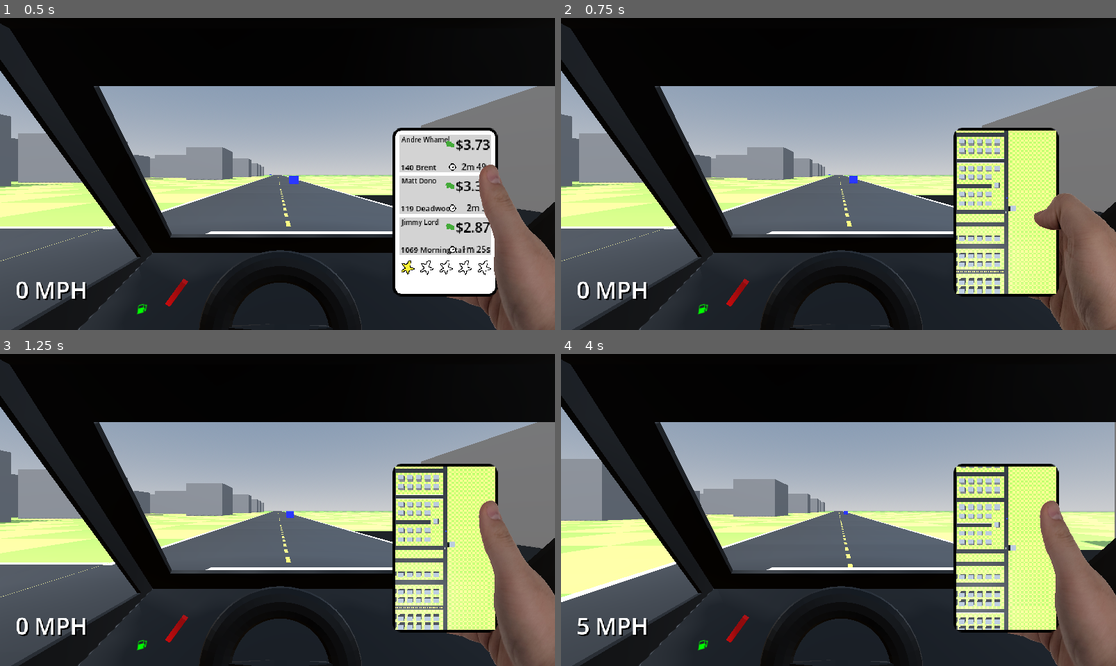
Above: before the commit, frames 1-4 (two rows, left to right).
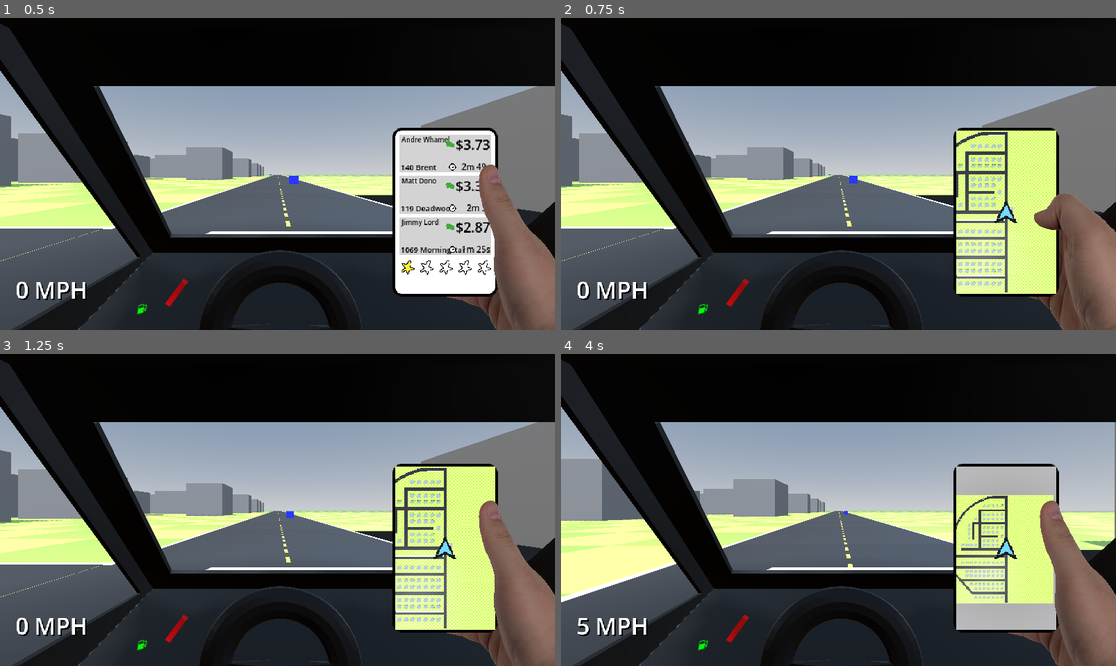
Above: after the commit, the same moments.

Repository: AndrewHamel111/SISGameJam2026
Game: Godot game, scene res://scenes/world.tscn
Two runs of this game, one before a commit and one after it. Both use one fixed random seed, a clock stepped at 60 frames per second and the inputs below.
Inputs:
- Up to frame 1 (0.5 s): no input
- Up to frame 2 (0.75 s): hold L (phone_right) from 0.53 s (still down); tap U (phone_confirm) at 0.6 s
- Up to frame 3 (1.25 s): keep holding L (phone_right)
- Up to frame 4 (4 s): tap Enter at 1.25 s; release L (phone_right) at 1.28 s; hold Space (brake) 1.28-2.03 s; tap P (camera_toggle) at 1.35, 3.6 s; tap U (phone_confirm) at 1.55, 2, 2.1, 2.75, 2.85, 3.8 s; hold L (phone_right) 2.03-2.78 s; hold W (accelerate) 2.78-3.53 s; hold J (phone_left) from 3.53 s (still down)

Frame 1 is identical in both runs. In frame 2, 5.7% of the frame differs, in the area x 71-90%, y 36-89%; in frame 3, 5.6%; in frame 4, 6.9%.

Commit message:
Minimap improvement
Added missing order fail sound
Updated minimap to use billboards for player and destination
minimap can toggle zoom by tapping the screen

Diff:
--- a/entities/house/house.tscn
+++ b/entities/house/house.tscn
@@ -2,6 +2,7 @@
 
 [ext_resource type="Script" uid="uid://b2ed4566acado" path="res://entities/house/house.gd" id="1_lxo5e"]
 [ext_resource type="Material" uid="uid://utrwrlx3w6dq" path="res://resources/materials/zone_material.tres" id="2_fts8e"]
+[ext_resource type="Texture2D" uid="uid://yjyh3oidclbk" path="res://resources/png/destination_icon.png" id="3_edf2c"]
 
 [sub_resource type="StandardMaterial3D" id="StandardMaterial3D_x8wvn"]
 transparency = 1
@@ -24,6 +25,12 @@
 top_radius = 1.75
 bottom_radius = 1.75
 height = 100.0
+
+[sub_resource type="StandardMaterial3D" id="StandardMaterial3D_fts8e"]
+albedo_color = Color(0, 0.6901961, 0, 1)
+
+[sub_resource type="StandardMaterial3D" id="StandardMaterial3D_edf2c"]
+albedo_color = Color(0, 0, 0, 1)
 
 [sub_resource type="CylinderShape3D" id="CylinderShape3D_fts8e"]
 height = 1.0601807
@@ -56,7 +63,31 @@
 
 [node name="MeshInstance3D" type="MeshInstance3D" parent="Beacon" unique_id=765517455]
 transform = Transform3D(1, 0, 0, 0, 1, 0, 0, 0, 1, 0, 50, 0)
+layers = 256
 mesh = SubResource("CylinderMesh_edf2c")
+
+[node name="CSGPolygon3D" type="CSGPolygon3D" parent="Beacon" unique_id=73442376]
+transform = Transform3D(0.5207483, 0, 0, 0, -2.0741854e-08, 1, 0, -0.47451827, -4.371139e-08, 3.751203, 9.176354, -0.014888719)
+visible = false
+layers = 512
+polygon = PackedVector2Array(-3.8468728, -0.123649426, 0, 4, 3.6986084, 0.08009668, -0.0047111474, -4.0783405)
+material = SubResource("StandardMaterial3D_fts8e")
+
+[node name="CSGPolygon3D2" type="CSGPolygon3D" parent="Beacon" unique_id=855783297]
+transform = Transform3D(0.67006534, 0, 0, 0, -2.5371422e-08, 1, 0, -0.5804304, -4.371139e-08, 3.751203, 7.6795187, -0.0148886535)
+visible = false
+layers = 512
+polygon = PackedVector2Array(-3.8468728, -0.123649426, 0, 4, 3.6986084, 0.08009668, -0.0047111474, -4.0783405)
+material = SubResource("StandardMaterial3D_edf2c")
+
+[node name="Sprite3D" type="Sprite3D" parent="Beacon" unique_id=63741647]
+transform = Transform3D(1, 0, 0, 0, 1, 0, 0, 0, 1, 0, 4.4793453, 0)
+layers = 512
+pixel_size = 0.006
+billboard = 1
+fixed_size = true
+texture_filter = 0
+texture = ExtResource("3_edf2c")
 
 [node name="Area3D" type="Area3D" parent="." unique_id=2091927335]
 collision_layer = 4
--- a/entities/player/player.gd
+++ b/entities/player/player.gd
@@ -117,7 +117,7 @@
 				start_order.emit(order)
 				$ToneAStream.play()
 		if hud.phone_display.current_app == PhoneDisplay.App.MAP:
-			# TODO: toggle zoom? toggle additional overlay?
+			hud.map_view.toggle_zoom()
 			pass
 	elif Input.is_action_just_released("phone_confirm"):
 		hud.hand_controller.set_pressed(false)
@@ -216,3 +216,5 @@
 			timed_out_orders.push_back(order)
 	for order in timed_out_orders:
 		active_orders.erase(order)
+	if timed_out_orders.size() > 0:
+		$ToneFailStream.play()
--- a/entities/player/player.tscn
+++ b/entities/player/player.tscn
@@ -5,7 +5,9 @@
 [ext_resource type="PackedScene" uid="uid://cgpnr6pcniiqn" path="res://entities/player/car/car_exterior.tscn" id="2_sglur"]
 [ext_resource type="AudioStream" uid="uid://bq2onhmacau4p" path="res://resources/ogg/order_submit.ogg" id="4_bls4j"]
 [ext_resource type="AudioStream" uid="uid://c1bkowcbnsbs6" path="res://resources/wav/tonehigh.wav" id="5_8fjmc"]
+[ext_resource type="AudioStream" uid="uid://bfxyfqq30bv6o" path="res://resources/wav/tonefail.wav" id="5_26q78"]
 [ext_resource type="AudioStream" uid="uid://lqqos3mthchx" path="res://resources/wav/tonelow.wav" id="6_qiwj3"]
+[ext_resource type="Texture2D" uid="uid://1ib6q74rpnd4" path="res://resources/png/player_icon.png" id="7_qiwj3"]
 
 [sub_resource type="Curve" id="Curve_sglur"]
 _limits = [0.0, 5.0, 0.0, 1.0]
@@ -14,6 +16,12 @@
 
 [sub_resource type="BoxShape3D" id="BoxShape3D_sglur"]
 size = Vector3(0.9805908, 0.5928345, 1.989624)
+
+[sub_resource type="StandardMaterial3D" id="StandardMaterial3D_8fjmc"]
+albedo_color = Color(0.31013283, 0.5424092, 1, 1)
+
+[sub_resource type="StandardMaterial3D" id="StandardMaterial3D_qiwj3"]
+albedo_color = Color(0, 0, 0, 1)
 
 [node name="Player" type="CharacterBody3D" unique_id=1191188793]
 collision_layer = 2
@@ -29,6 +37,7 @@
 
 [node name="CameraInterior" type="Camera3D" parent="InteriorRoot" unique_id=6072620]
 transform = Transform3D(-1, 0, -8.742278e-08, 0, 1, 0, 8.742278e-08, 0, -1, 0.17214024, 0.6052936, -0.046283633)
+cull_mask = 1048063
 current = true
 
 [node name="ExteriorRoot" type="Node3D" parent="." unique_id=174343180]
@@ -40,6 +49,7 @@
 
 [node name="CameraExterior" type="Camera3D" parent="ExteriorRoot/CameraExteriorRoot" unique_id=1244619972]
 transform = Transform3D(-1, -1.7763568e-15, -8.742278e-08, -1.6445838e-08, 0.9821464, 0.18811847, 8.5861956e-08, 0.18811847, -0.9821464, 0, 2.3398886, -3.1461935)
+cull_mask = 1048063
 
 [node name="CollisionShape3D" type="CollisionShape3D" parent="." unique_id=1245159616]
 transform = Transform3D(1, 0, 0, 0, 1, 0, 0, 0, 1, 6.1035156e-05, 0.29727173, -0.0017700195)
@@ -53,8 +63,36 @@
 transform = Transform3D(1, 0, 0, 0, 1, 0, 0, 0, 1, -0.14789376, 0.3761217, 0.19928333)
 stream = ExtResource("4_bls4j")
 
+[node name="ToneFailStream" type="AudioStreamPlayer3D" parent="." unique_id=1428339160]
+stream = ExtResource("5_26q78")
+
 [node name="ToneBStream" type="AudioStreamPlayer3D" parent="." unique_id=114631078]
 stream = ExtResource("5_8fjmc")
 
 [node name="ToneAStream" type="AudioStreamPlayer3D" parent="." unique_id=1818083975]
 stream = ExtResource("6_qiwj3")
+
+[node name="CSGPolygon3D" type="CSGPolygon3D" parent="." unique_id=1657058005]
+transform = Transform3D(4.221244, 0, 0, 0, -1.0299147e-07, -0.99999976, 0, 2.3561702, -4.3711378e-08, 0, 16.281986, -6.3573275)
+visible = false
+layers = 512
+cast_shadow = 0
+polygon = PackedVector2Array(0.0038596839, 1.0794308, -1.0836335, 0.13975704, -0.0041721165, 3.8806717, 1.0752894, 0.16751897)
+material = SubResource("StandardMaterial3D_8fjmc")
+
+[node name="CSGPolygon3D2" type="CSGPolygon3D" parent="." unique_id=864904240]
+transform = Transform3D(5.8727865, 0, 0, 0, -1.5514664e-07, -0.99999976, 0, 3.5493412, -4.3711378e-08, 0, 15.127108, -8.737264)
+visible = false
+layers = 512
+cast_shadow = 0
+polygon = PackedVector2Array(0.0038596839, 1.0794308, -1.0836335, 0.13975704, -0.0041721165, 3.8806717, 1.0752894, 0.16751897)
+material = SubResource("StandardMaterial3D_qiwj3")
+
+[node name="Sprite3D" type="Sprite3D" parent="." unique_id=784354128]
+transform = Transform3D(1, 0, 0, 0, 1, 0, 0, 0, 1, 0, 4.4793453, 0)
+layers = 512
+pixel_size = 0.006
+billboard = 1
+fixed_size = true
+texture_filter = 0
+texture = ExtResource("7_qiwj3")
--- a/project.godot
+++ b/project.godot
@@ -96,6 +96,8 @@
 
 [layer_names]
 
+3d_render/layer_9="NonMinimap"
+3d_render/layer_10="Minimap"
 3d_physics/layer_1="World"
 3d_physics/layer_2="Player"
 3d_physics/layer_3="Zone"
--- a/scenes/hud.tscn
+++ b/scenes/hud.tscn
@@ -174,6 +174,7 @@
 offset_right = 209.71426
 offset_bottom = 256.5714
 script = ExtResource("7_5pdws")
+zoom_levels = Array[float]([100.0, 200.0, 300.0])
 
 [node name="SubViewportContainer" type="SubViewportContainer" parent="PhoneDisplay/TextureRect/MapView" unique_id=514925115]
 layout_mode = 0
@@ -191,6 +192,9 @@
 [node name="MinimapCamera" type="Camera3D" parent="PhoneDisplay/TextureRect/MapView/SubViewportContainer/SubViewport" unique_id=731611126]
 unique_name_in_owner = true
 transform = Transform3D(1, 0, 0, 0, -4.371139e-08, 1, 0, -1, -4.371139e-08, 0, 100, 0)
+cull_mask = 1048319
+projection = 1
+size = 100.0
 
 [node name="BankView" type="Control" parent="PhoneDisplay/TextureRect" unique_id=764700452]
 visible = false
--- a/scripts/hud_controller.gd
+++ b/scripts/hud_controller.gd
@@ -6,6 +6,7 @@
 @onready var phone_display: PhoneDisplay = $PhoneDisplay
 @onready var hand_controller: HandController = $PhoneDisplay/HandController
 @onready var bank_view: BankView = $PhoneDisplay/TextureRect/BankView
+@onready var map_view: Minimap = $PhoneDisplay/TextureRect/MapView
 
 func set_speed(speed: int) -> void:
 	label.text = "%d MPH" % [speed]
--- a/scripts/minimap.gd
+++ b/scripts/minimap.gd
@@ -1,7 +1,11 @@
+class_name Minimap
 extends Control
 
 var minimap_camera: Camera3D
 var player: Node3D
+
+@export var zoom_levels: Array[float]
+var current_zoom_level := 0
 
 func _ready() -> void:
 	minimap_camera = get_node("%MinimapCamera") as Camera3D
@@ -11,3 +15,9 @@
 	minimap_camera.global_position.x = player.global_position.x
 	minimap_camera.global_position.z = player.global_position.z
 	minimap_camera.global_rotation.y = player.global_rotation.y + PI
+
+func toggle_zoom() -> void:
+	current_zoom_level += 1
+	if current_zoom_level == zoom_levels.size():
+		current_zoom_level = 0
+	minimap_camera.size = zoom_levels[current_zoom_level]
Binary file added: resources/png/destination_icon.png
Not shown, added: resources/png/destination_icon.png.import
Binary file added: resources/png/player_icon.png
Not shown, added: resources/png/player_icon.png.import
Not shown: 1 places in scenes/hud.tscn that only renumber resources
